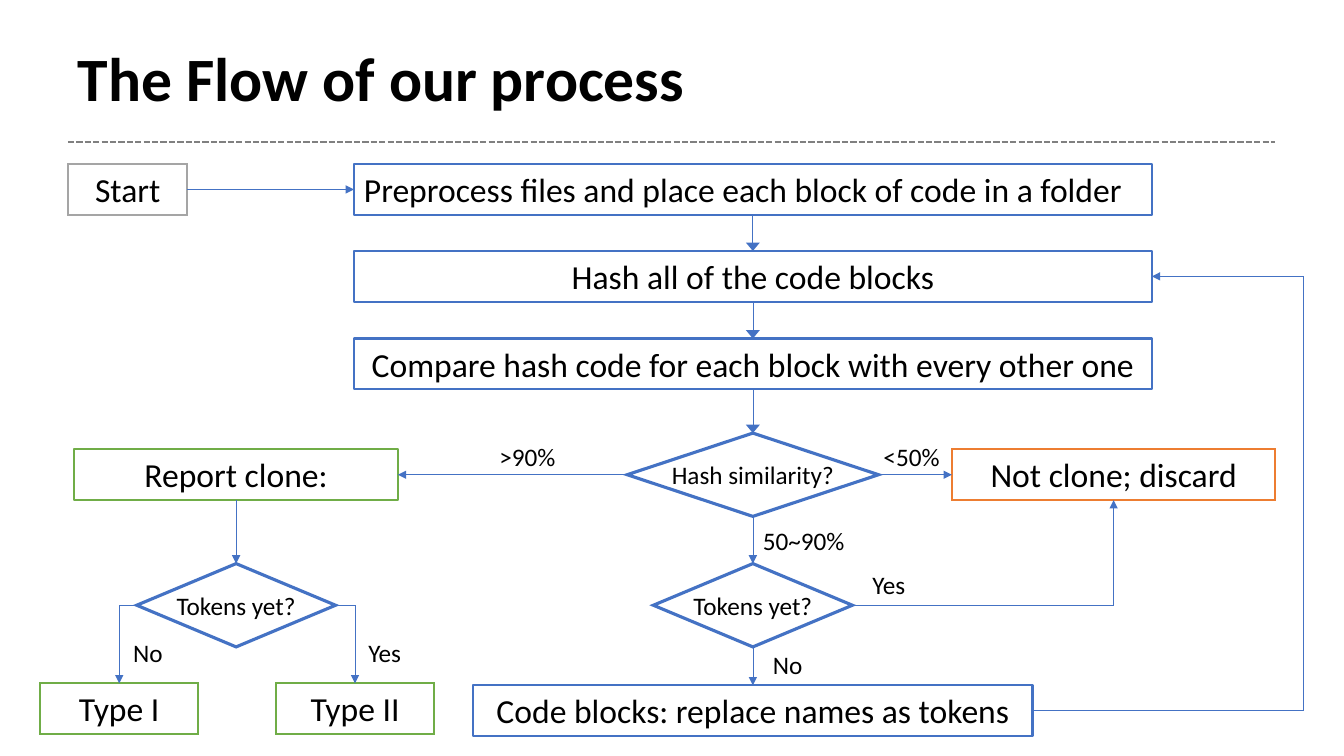
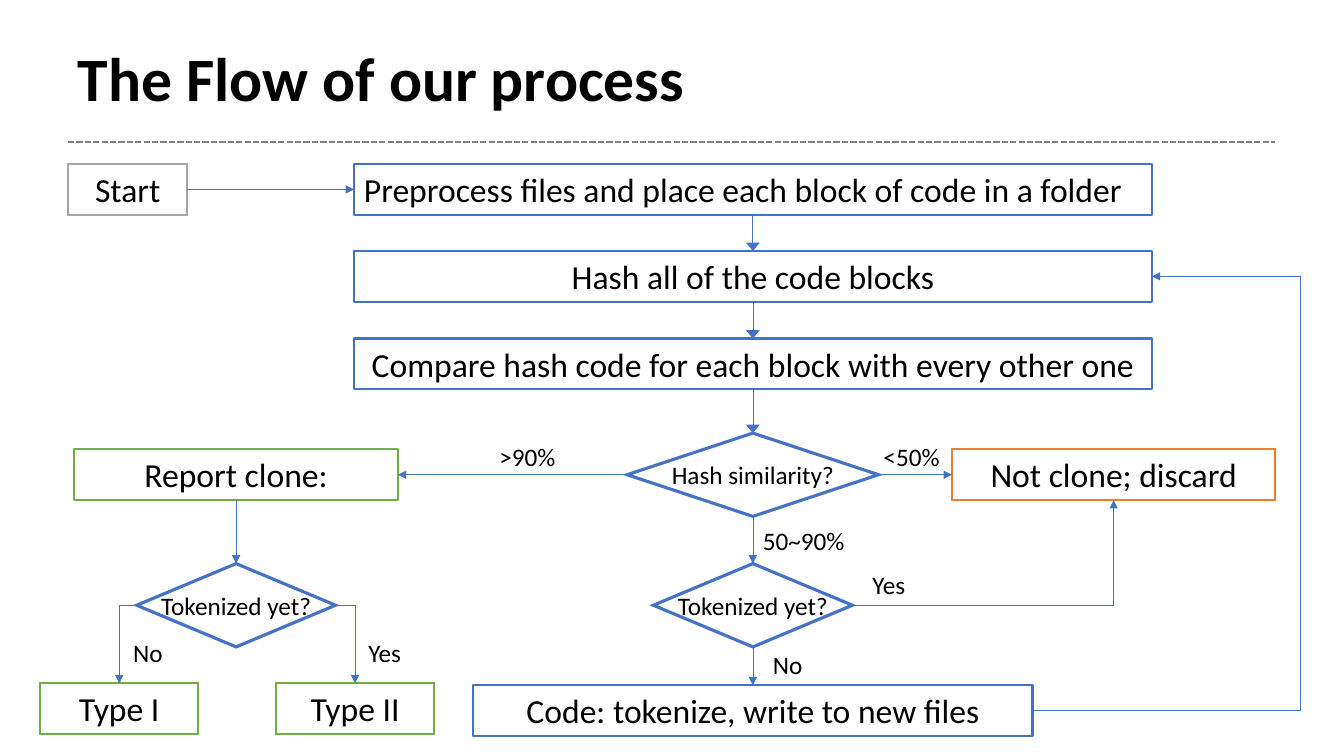
Before and after one commit to Tetricz/CodeCloneDetector, a slide deck: slide 3 of presentation.pptx. Drawn at 1344x756 pixels with LibreOffice and Linux fonts; fonts in the diff are those of the drawing. Boxes give left, top, right and bottom in pixels: in the first picture for what was removed or moved away, otherwise in the second. Text is boxed around its words. In the diff, an @@ line names an element or a change of style, - is before the commit and + after.

```diff
--- a/presentation.pptx
+++ b/presentation.pptx
@@ elbow arrow (1032, 711) - (1152, 276): route changed @@
@@ text in diamond at [161,594,311,621]: text changed @@
-Tokens yet?
+Tokenized yet?
@@ text in diamond at [678,594,828,621]: text changed @@
-Tokens yet?
+Tokenized yet?
@@ text in rectangle at [526,699,979,727]: text changed @@
-Code blocks: replace names as tokens
+Code: tokenize, write to new files
```
